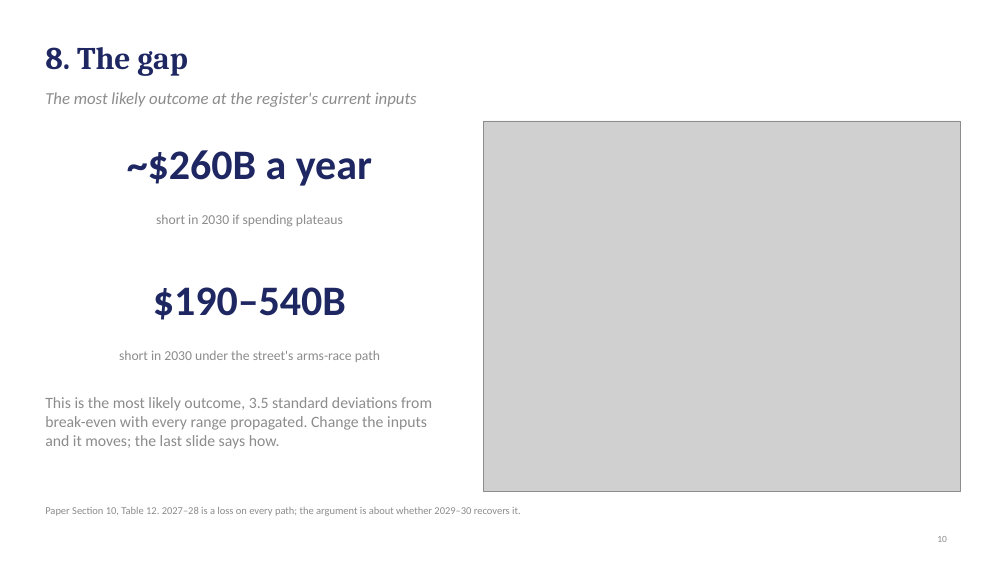
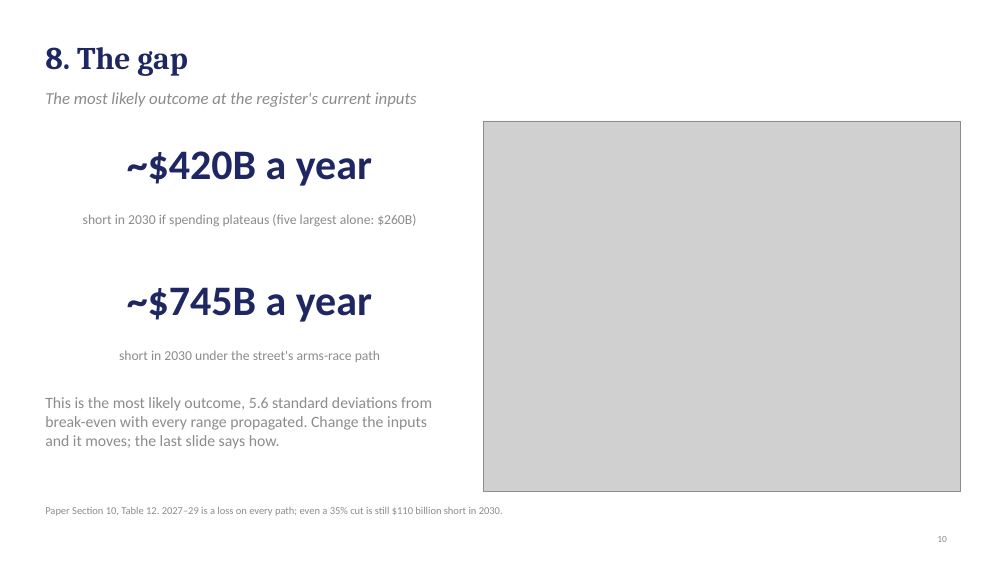
Before and after one commit to desfitz/ai-compute-limits, a slide deck: slide 10 of paper/easy_deck_v29.pptx. Drawn at 1008x567 pixels with LibreOffice and Linux fonts; fonts in the diff are those of the drawing; grey boxes stand for pictures. Boxes give left, top, right and bottom in pixels: in the first picture for what was removed or moved away, otherwise in the second. Text is boxed around its words. In the diff, an @@ line names an element or a change of style, - is before the commit and + after.

```diff
--- a/paper/easy_deck_v29.pptx
+++ b/paper/easy_deck_v29.pptx
@@ text at [127, 151, 372, 186]: text changed @@
-~$260B a year
+~$420B a year
@@ text at [83, 214, 416, 226]: text changed @@
-short in 2030 if spending plateaus
+short in 2030 if spending plateaus (five largest alone: $260B)
@@ text at [127, 287, 372, 322]: text changed @@
-$190–540B
+~$745B a year
@@ text at [45, 397, 432, 449]: text changed @@
-This is the most likely outcome, 3.5 standard deviations from break-even with every range propagated. Change the inputs and it moves; the last slide says how.
+This is the most likely outcome, 5.6 standard deviations from break-even with every range propagated. Change the inputs and it moves; the last slide says how.
@@ text at [45, 507, 503, 516]: text changed @@
-Paper Section 10, Table 12. 2027–28 is a loss on every path; the argument is about whether 2029–30 recovers it.
+Paper Section 10, Table 12. 2027–29 is a loss on every path; even a 35% cut is still $110 billion short in 2030.
```
Also in this commit, not shown: 14 other slides changed, 18 other files.
